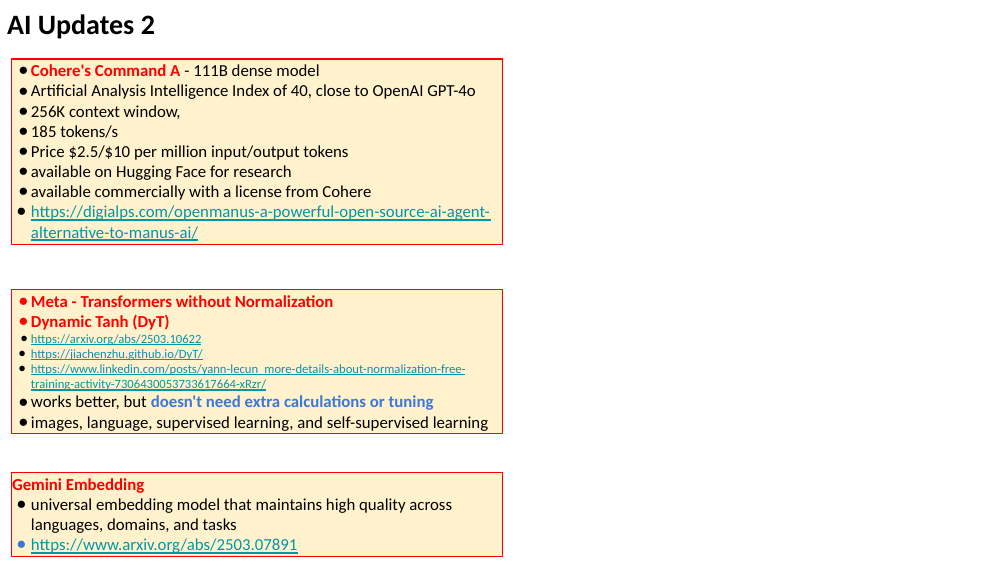
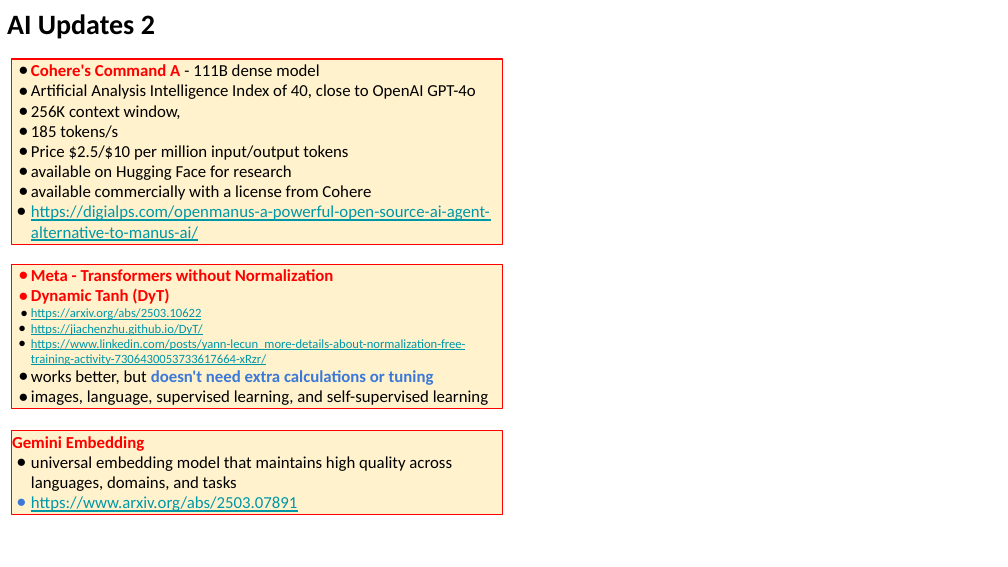
Before and after one commit to lselector/seminar, a slide deck: slide 11 of 2025/2025-03-21-AI-Updates.pptx. Drawn at 1008x567 pixels with LibreOffice and Linux fonts; fonts in the diff are those of the drawing. Boxes give left, top, right and bottom in pixels: in the first picture for what was removed or moved away, otherwise in the second. Text is boxed around its words. In the diff, an @@ line names an element or a change of style, - is before the commit and + after.

```diff
--- a/2025/2025-03-21-AI-Updates.pptx
+++ b/2025/2025-03-21-AI-Updates.pptx
@@ rectangle "Meta - Transformers without Normalization": place and size @@
-rectangle "Meta - Transformers without Normalization" at [11,289,502,433]
+rectangle "Meta - Transformers without Normalization" at [11,264,502,408]
@@ rectangle "Gemini Embedding": place and size @@
-rectangle "Gemini Embedding" at [11,473,502,556]
+rectangle "Gemini Embedding" at [11,430,502,514]
```
Also in this commit, not shown: 4 other slides changed, 1 slide removed.
